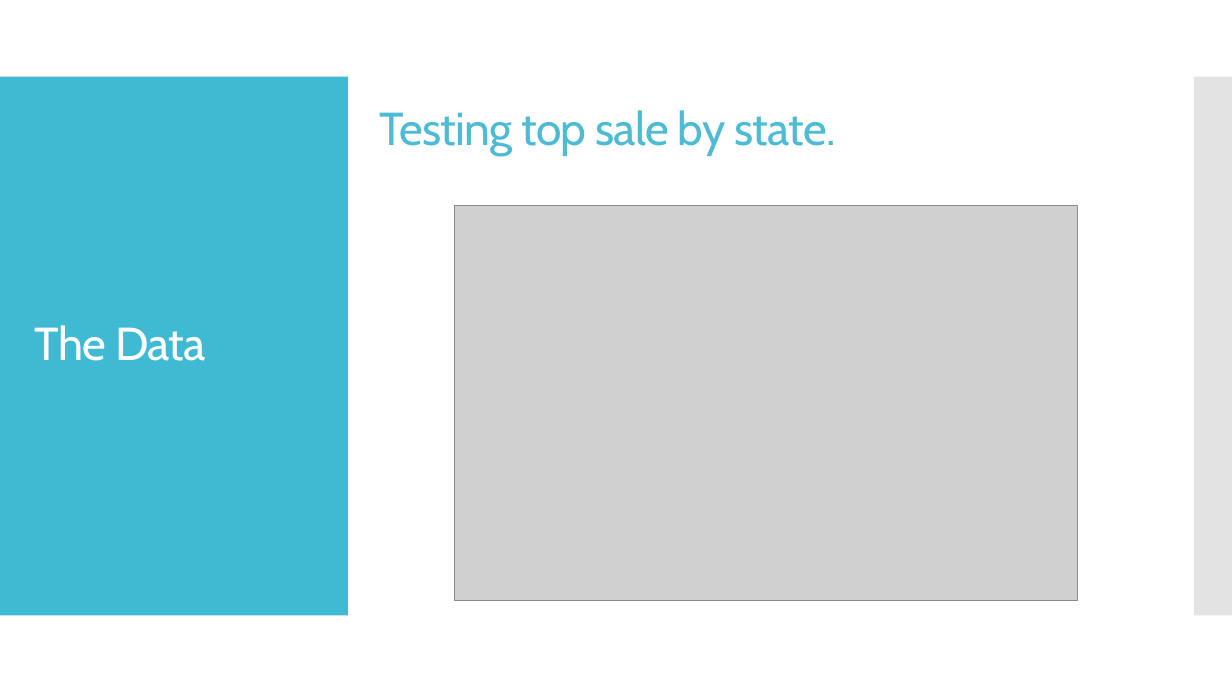
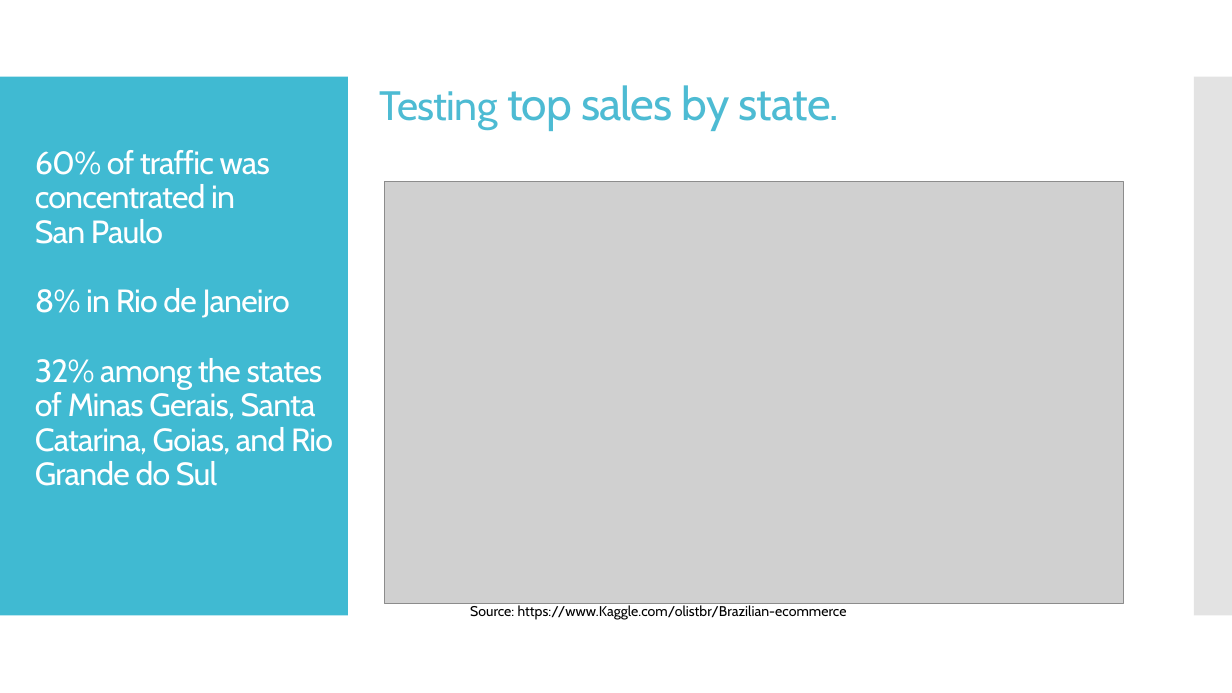
Before and after one commit to perezrm/Cap3_brazilian_ecommerce, a slide deck: slide 6 of Cap3_Olist_Brazilian_Ecommerce.pptx (slide 5 before the commit). Drawn at 1232x693 pixels with LibreOffice and Linux fonts; fonts in the diff are those of the drawing; grey boxes stand for pictures. Boxes give left, top, right and bottom in pixels: in the first picture for what was removed or moved away, otherwise in the second. Text is boxed around its words. In the diff, an @@ line names an element or a change of style, - is before the commit and + after.

```diff
--- a/Cap3_Olist_Brazilian_Ecommerce.pptx
+++ b/Cap3_Olist_Brazilian_Ecommerce.pptx
@@ text at [379, 85, 839, 131]: text changed @@
-Testing top sale by state.
+Testing top sales by state.
@@ title at [35, 150, 333, 486]: text changed; size 36 to 25 pt @@
-The Data
+60% of traffic was concentrated in
+San Paulo
+8% in Rio de Janeiro
+32% among the states of Minas Gerais, Santa Catarina, Goias, and Rio Grande do Sul
@@ picture: place and size @@
-picture at [455, 205, 1079, 601]
+picture at [384, 182, 1124, 604]
@@ text added at [470, 605, 847, 620], 11 pt, text #000000 @@
+Source: https://www.Kaggle.com/olistbr/Brazilian-ecommerce
```
Also in this commit, not shown: 5 other slides changed, 3 slides added, 1 slide removed, 10 other files.
